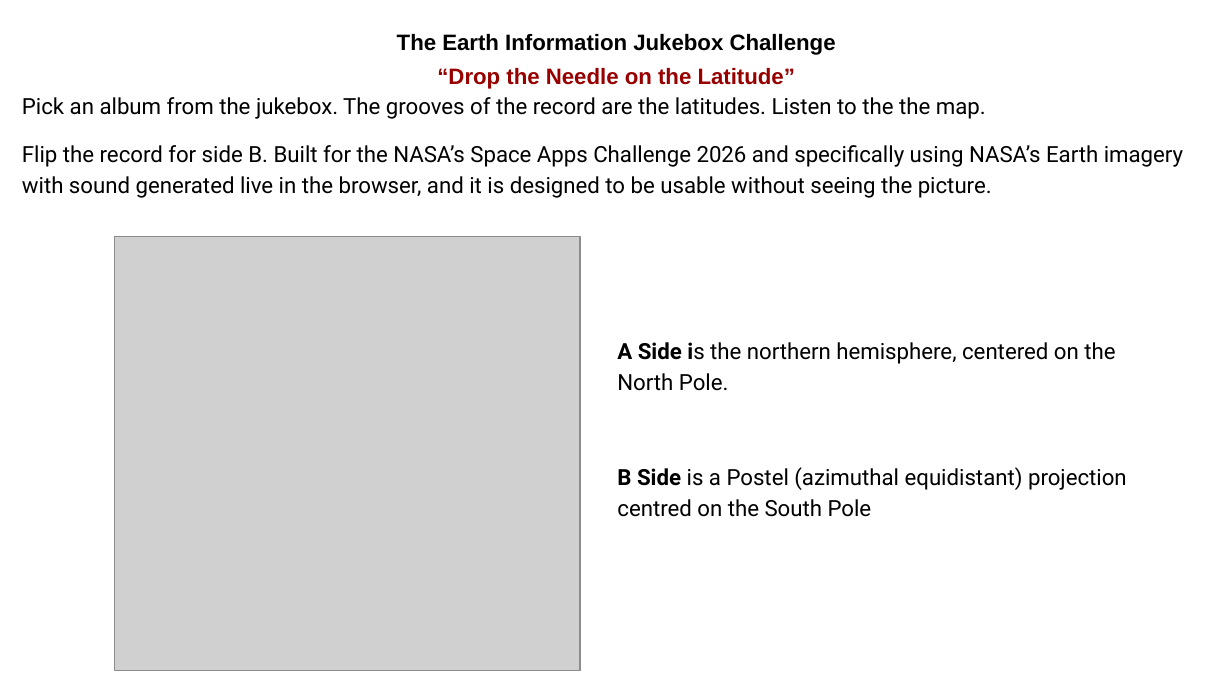
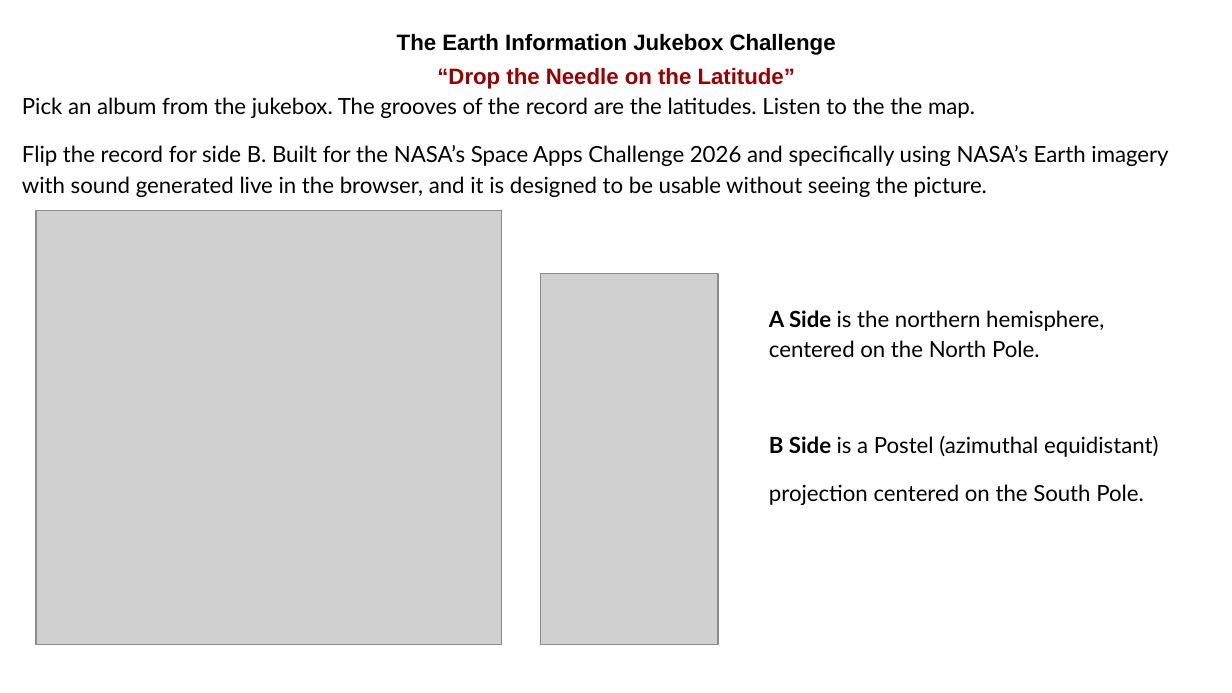
Before and after one commit to ss-stewart/Earth_Info_Jukebox, a slide deck: slide 2 of BKBBs NASA Space APPS.pptx. Drawn at 1232x693 pixels with LibreOffice and Linux fonts; fonts in the diff are those of the drawing; grey boxes stand for pictures. Boxes give left, top, right and bottom in pixels: in the first picture for what was removed or moved away, otherwise in the second. Text is boxed around its words. In the diff, an @@ line names an element or a change of style, - is before the commit and + after.

```diff
--- a/BKBBs NASA Space APPS.pptx
+++ b/BKBBs NASA Space APPS.pptx
@@ text at [22,97,1168,197]: font Roboto to Lato in "Pick an album from the jukebox. The ...", "Flip the record for side B. Built ..." @@
@@ picture: place and size @@
-picture at [115,237,580,670]
+picture at [36,211,501,644]
@@ picture added at [541,274,718,644] @@
@@ text at [769,310,1158,505]: text changed; font Roboto to Lato @@
-A Side is the northern hemisphere, centered on the North Pole.
-B Side is a Postel (azimuthal equidistant) projection centred on the South Pole
+A Side is the northern hemisphere,
+centered on the North Pole.
+B Side is a Postel (azimuthal equidistant)
+projection centered on the South Pole.
```
Also in this commit, not shown: 3 other slides changed, 1 slide added, 1 slide removed, 1 other file.
